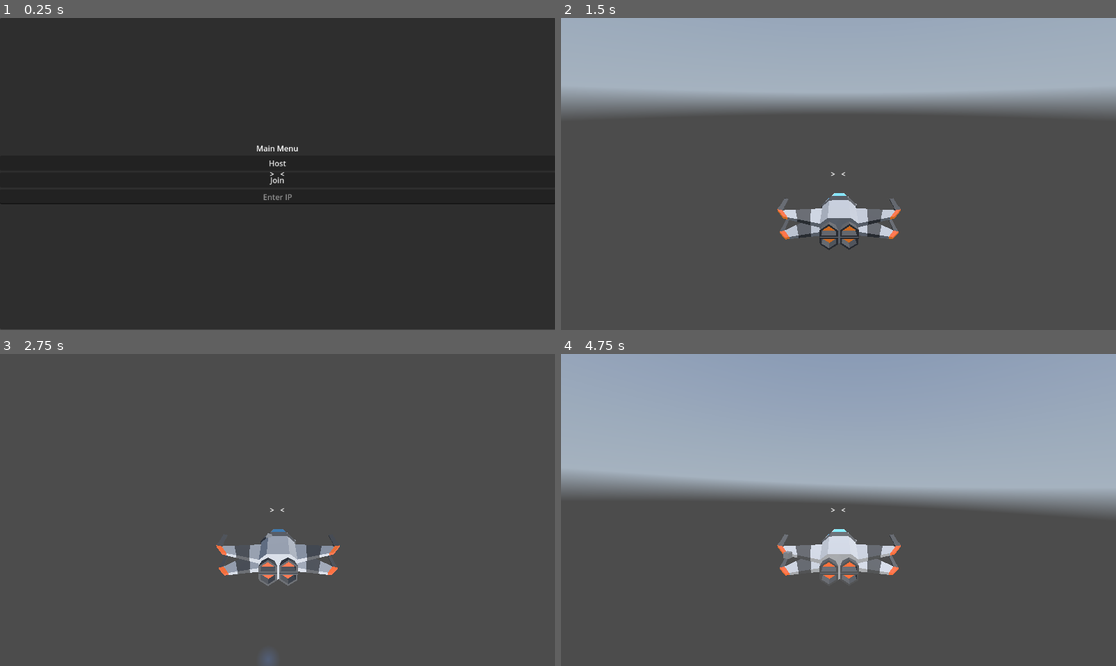
Above: before the commit, frames 1-4 (two rows, left to right).
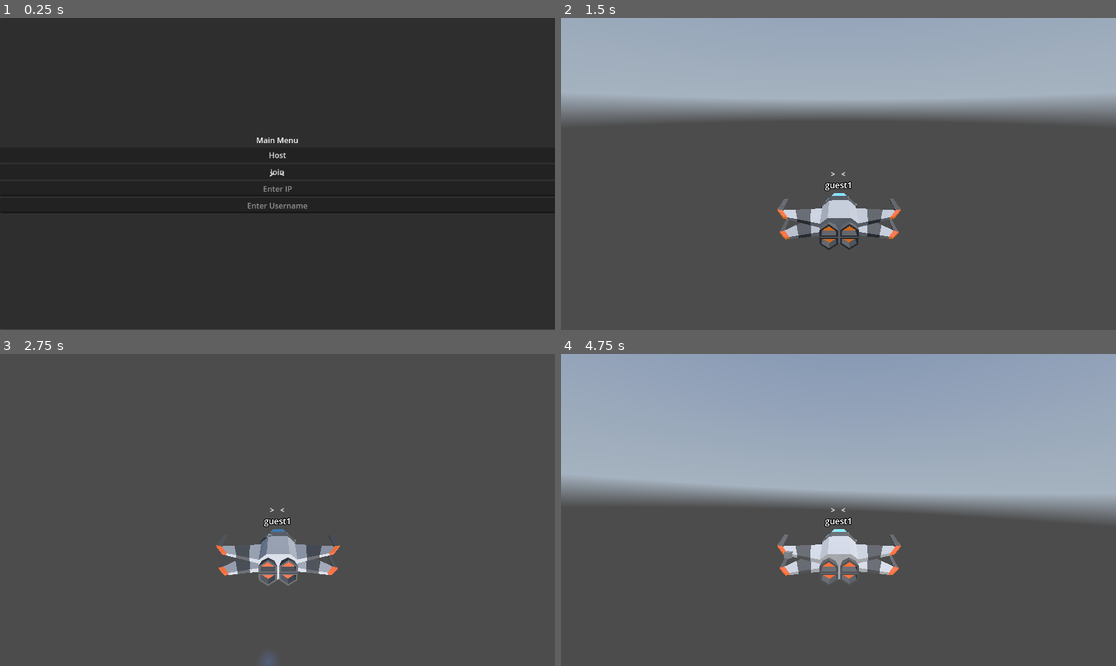
Above: after the commit, the same moments.

Repository: matousposp08/SpaceGame
Game: Godot game, scene res://scenes/world.tscn
Same seed, same stepped clock (60 frames per second), same inputs: the game is played once before the commit and once after it. This scene is started directly instead of the project's main scene. A sky picture missing from this copy of the repository is replaced by a grey-blue gradient.
Inputs (mouse positions are in pixels of both pictures, inside the frame that each line leads up to):
- Up to frame 1 (0.25 s): no input
- Up to frame 2 (1.5 s): click "Host" at 0.5 s; tap Enter (ui_accept) at 1.25 s; move the mouse to (960, 158) at 1.27 s; hold Right (ui_right) from 1.28 s (still down); hold Shift (boost) from 1.28 s (still down)
- Up to frame 3 (2.75 s): tap Enter (ui_accept) at 1.52, 2.27 s; move the mouse to (249, 510) at 2.02 s; release Right (ui_right) at 2.03 s; release Shift (boost) at 2.03 s; hold Up (ui_up) from 2.03 s (still down); tap Space (shoot) at 2.1 s
- Up to frame 4 (4.75 s): keep holding Up (ui_up); move the mouse to (849, 503) at 2.77 s; hold Shift (boost) 2.78-3.53 s; move the mouse to (832, 516) at 3.52 s; tap Space (shoot) at 3.6 s; tap Enter (ui_accept) at 3.77, 4.52 s; move the mouse to (877, 513) at 4.27 s; hold Shift (boost) from 4.28 s (still down)

The runs differ from the first frame. In frame 1, 0.7% of the frame differs, in the area x 0-100%, y 38-63%; in frame 2, 5.4%, in the area x 8-92%, y 24-71%; in frame 3, 0.1%; in frame 4, 4.7%.

Commit message:
usernames working

Diff:
--- a/Dogfights/scenes/ship.tscn
+++ b/Dogfights/scenes/ship.tscn
@@ -15,6 +15,18 @@
 properties/1/path = NodePath(".:rotation")
 properties/1/spawn = true
 properties/1/replication_mode = 1
+properties/2/path = NodePath("Username:billboard")
+properties/2/spawn = true
+properties/2/replication_mode = 1
+properties/3/path = NodePath("Username:position")
+properties/3/spawn = true
+properties/3/replication_mode = 1
+properties/4/path = NodePath("Username:rotation")
+properties/4/spawn = true
+properties/4/replication_mode = 1
+properties/5/path = NodePath("Username:text")
+properties/5/spawn = true
+properties/5/replication_mode = 1
 
 [node name="ship" type="CharacterBody3D"]
 collision_layer = 2
@@ -46,3 +58,8 @@
 
 [node name="MultiplayerSynchronizer" type="MultiplayerSynchronizer" parent="."]
 replication_config = SubResource("SceneReplicationConfig_2tupg")
+
+[node name="Username" type="Label3D" parent="."]
+transform = Transform3D(1, 0, 0, 0, 1, 0, 0, 0, 1, 0, 6.35326, 0)
+pixel_size = 0.05
+billboard = 2
--- a/Dogfights/scenes/world.tscn
+++ b/Dogfights/scenes/world.tscn
@@ -51,6 +51,11 @@
 placeholder_text = "Enter IP"
 alignment = 1
 
+[node name="Username" type="LineEdit" parent="CanvasLayer/MainMenu/MarginContainer/VBoxContainer"]
+layout_mode = 2
+placeholder_text = "Enter Username"
+alignment = 1
+
 [node name="Scenery" type="Node3D" parent="."]
 
 [node name="CSGBox3D3" type="CSGBox3D" parent="Scenery"]
--- a/Dogfights/scripts/plane.gd
+++ b/Dogfights/scripts/plane.gd
@@ -15,6 +15,15 @@
 
 func _enter_tree():
 	set_multiplayer_authority(str(name).to_int())
+	var username = get_parent().get_node("CanvasLayer/MainMenu/MarginContainer/VBoxContainer/Username").text
+	if(username != ""):
+		if not is_multiplayer_authority(): return
+		$Username.text = username
+		$Username.billboard = true
+	else:
+		if not is_multiplayer_authority(): return
+		$Username.text = "guest"+str(get_parent().ps)
+		$Username.billboard = true
 
 func _ready():
 	if not is_multiplayer_authority(): return
--- a/Dogfights/scripts/world.gd
+++ b/Dogfights/scripts/world.gd
@@ -6,6 +6,9 @@
 const Player = preload("res://scenes/ship.tscn")
 const PORT = 9999
 var enet_peer = ENetMultiplayerPeer.new()
+
+var ps = 1
+
 # Called when the node enters the scene tree for the first time.
 func _ready():
 	pass # Replace with function body.
@@ -23,8 +26,10 @@
 	multiplayer.peer_connected.connect(add_player)
 	multiplayer.peer_disconnected.connect(remove_player)
 	add_player(multiplayer.get_unique_id())
+	ps = 1
 
 func _on_join_pressed():
+	ps += 1
 	main_menu.hide()
 	enet_peer.create_client("localhost", PORT)
 	multiplayer.multiplayer_peer = enet_peer
